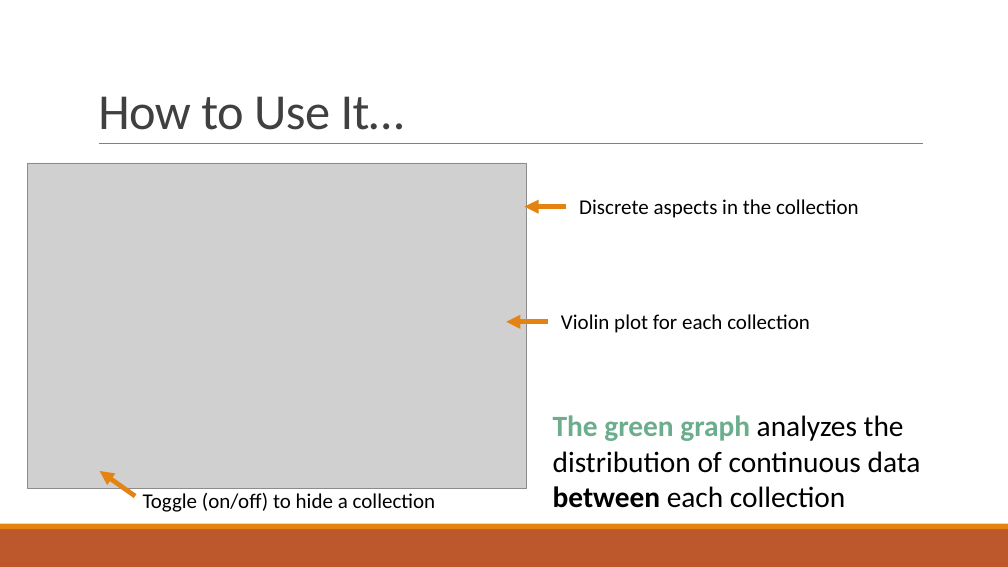
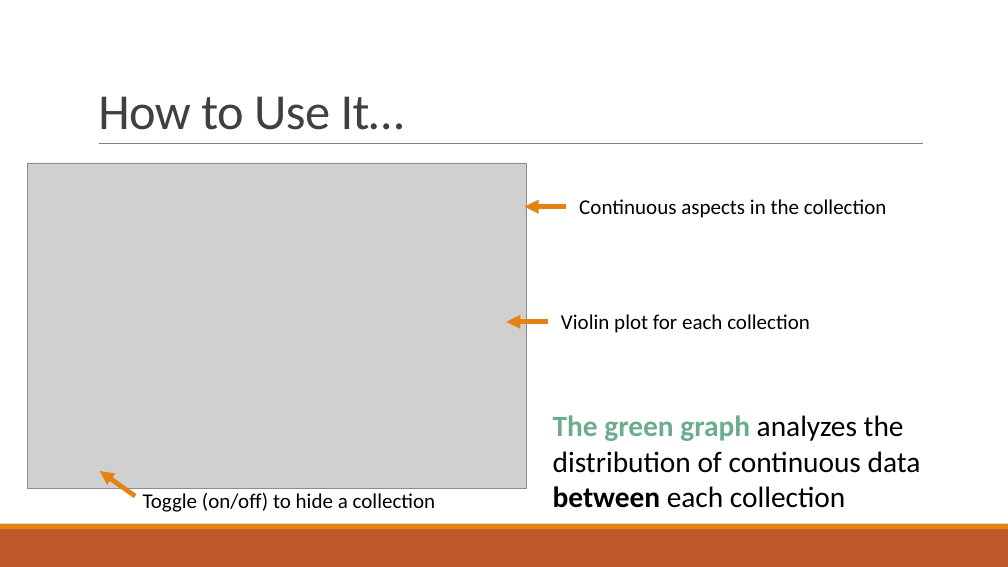
Before and after one commit to scott306lr/SpotiTracks_Visualization, a slide deck: slide 5 of Spotify Tracks Dataset.pptx. Drawn at 1008x567 pixels with LibreOffice and Linux fonts; fonts in the diff are those of the drawing; grey boxes stand for pictures. Boxes give left, top, right and bottom in pixels: in the first picture for what was removed or moved away, otherwise in the second. Text is boxed around its words. In the diff, an @@ line names an element or a change of style, - is before the commit and + after.

```diff
--- a/Spotify Tracks Dataset.pptx
+++ b/Spotify Tracks Dataset.pptx
@@ text at <box>579,199,887,218</box>: text changed @@
-Discrete aspects in the collection
+Continuous aspects in the collection
```
Also in this commit, not shown: 3 other slides changed, 2 other files.
